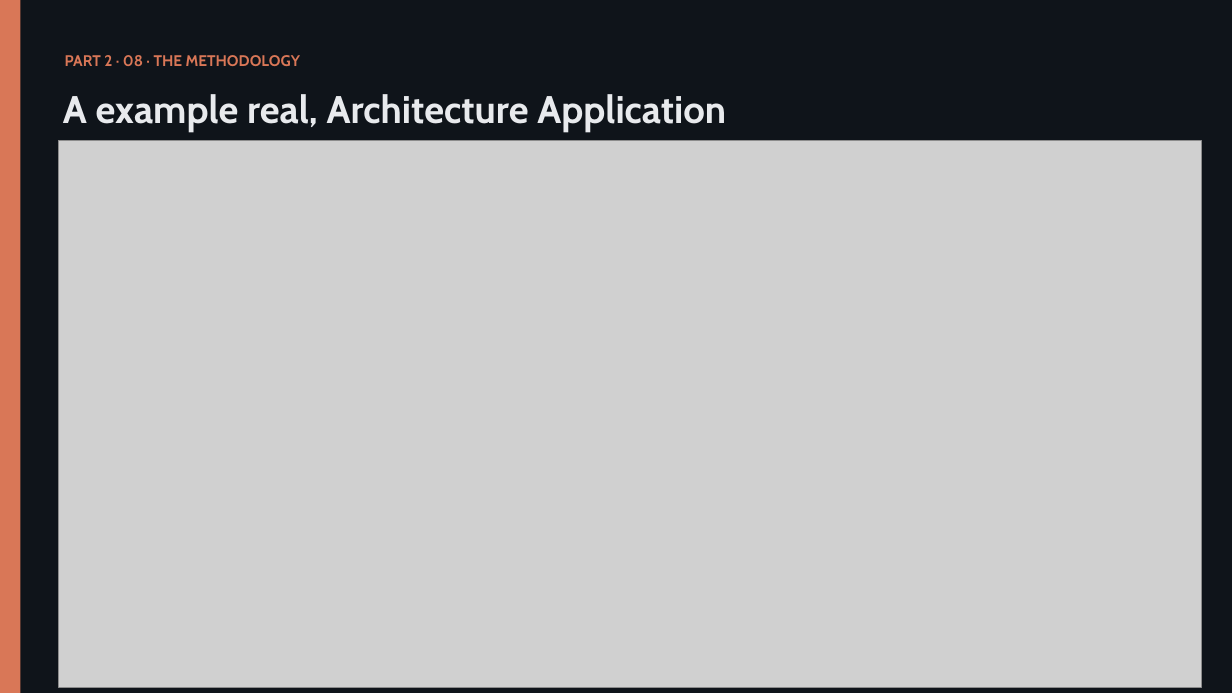
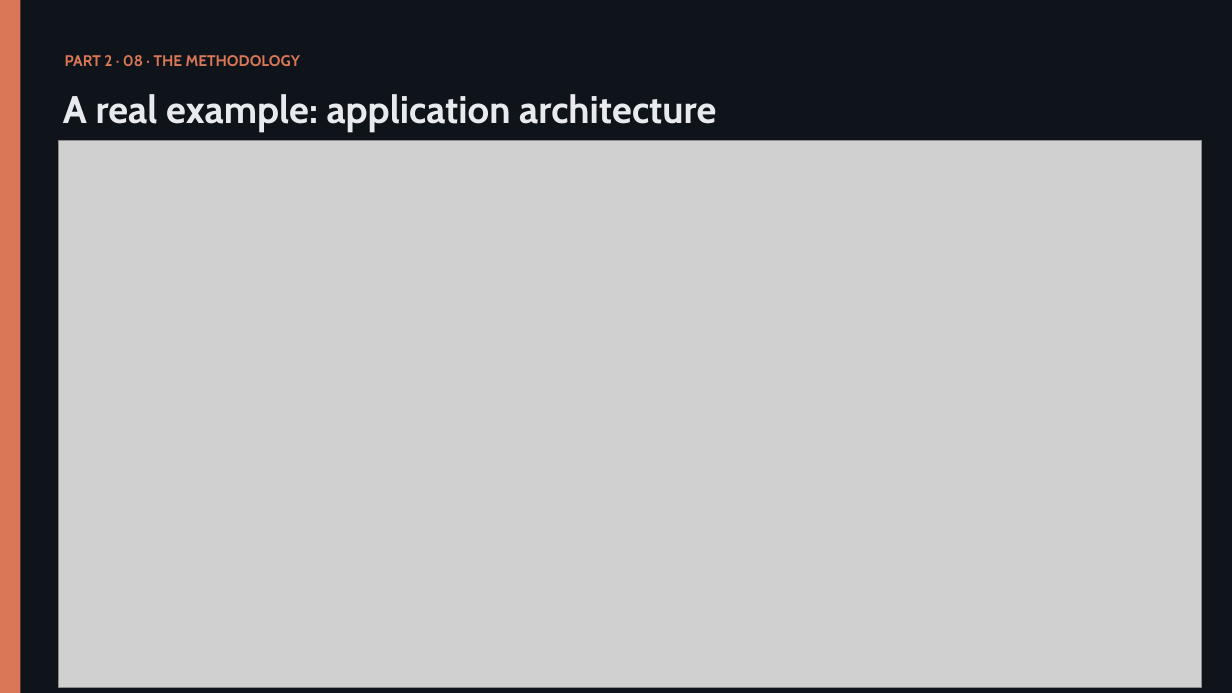
Before and after one commit to olonok69/claude_code_ml_engineer, a slide deck: slide 24 of presentacion/Claude_Code_Presentacion_EN.pptx. Drawn at 1232x693 pixels with LibreOffice and Linux fonts; fonts in the diff are those of the drawing; grey boxes stand for pictures. Boxes give left, top, right and bottom in pixels: in the first picture for what was removed or moved away, otherwise in the second. Text is boxed around its words. In the diff, an @@ line names an element or a change of style, - is before the commit and + after.

```diff
--- a/presentacion/Claude_Code_Presentacion_EN.pptx
+++ b/presentacion/Claude_Code_Presentacion_EN.pptx
@@ text at <box>63,94,716,132</box>: text changed @@
-A example real, Architecture Application
+A real example: application architecture
```
Also in this commit, not shown: 2 other files.
